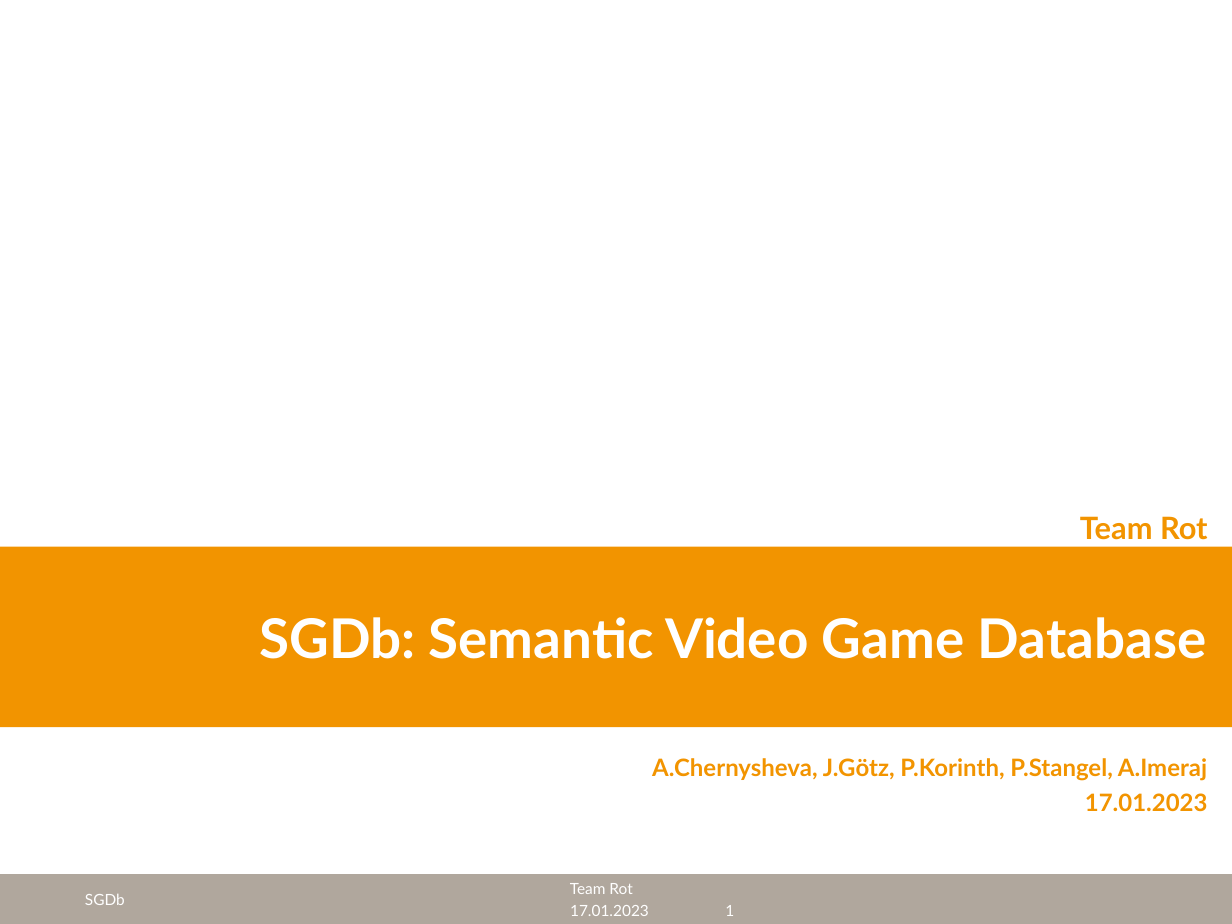
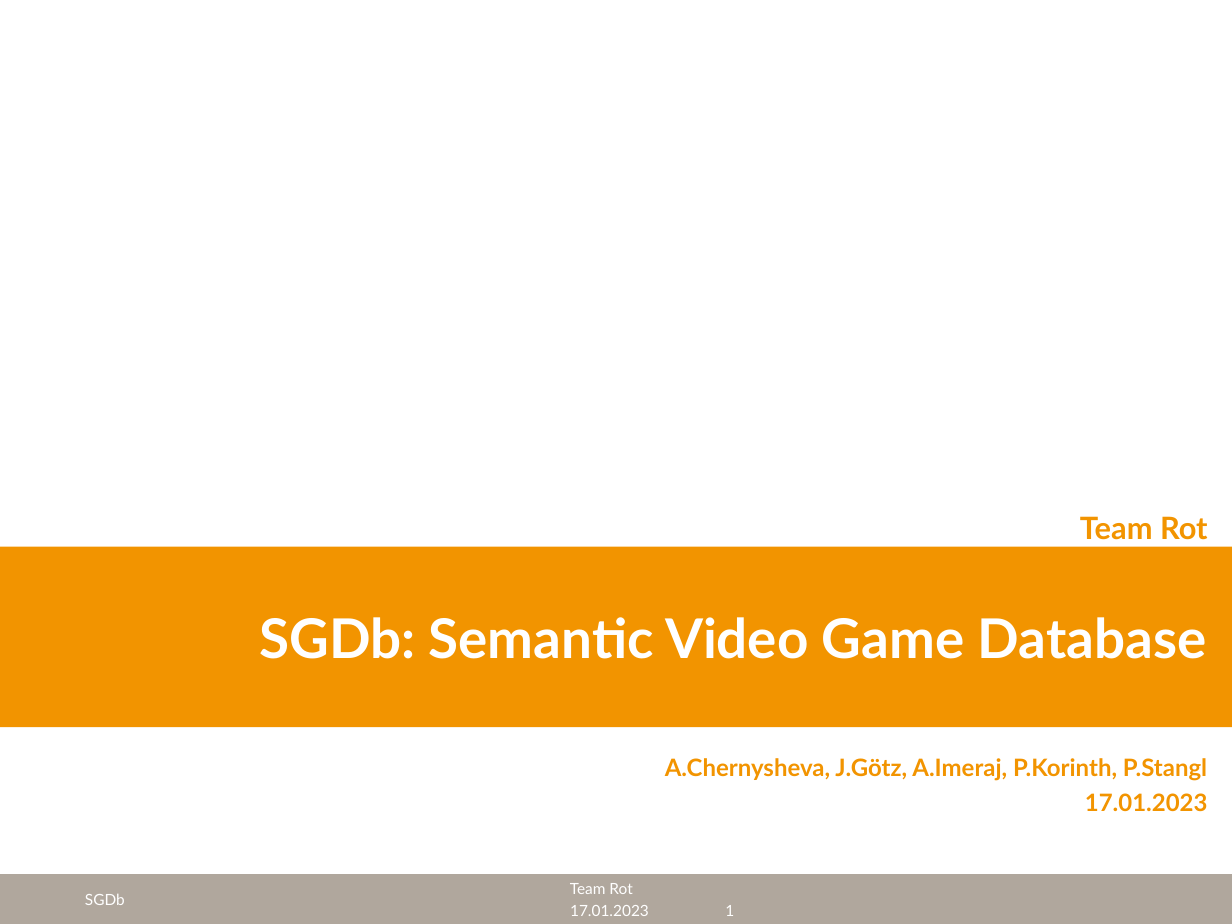
Before and after one commit to cyberlytics/SGDb, a slide deck: slide 1 of sys_doc/presentation/20230117_TeamRot_Ergebnis.pptx. Drawn at 1232x924 pixels with LibreOffice and Linux fonts; fonts in the diff are those of the drawing; background and template pictures are left out. Boxes give left, top, right and bottom in pixels: in the first picture for what was removed or moved away, otherwise in the second. Text is boxed around its words. In the diff, an @@ line names an element or a change of style, - is before the commit and + after.

```diff
--- a/sys_doc/presentation/20230117_TeamRot_Ergebnis.pptx
+++ b/sys_doc/presentation/20230117_TeamRot_Ergebnis.pptx
@@ text at box(665, 758, 1207, 781): text changed @@
-A.Chernysheva, J.Götz, P.Korinth, P.Stangel, A.Imeraj
+A.Chernysheva, J.Götz, A.Imeraj, P.Korinth, P.Stangl
```
Also in this commit, not shown: 2 other slides changed, 1 slide added.
